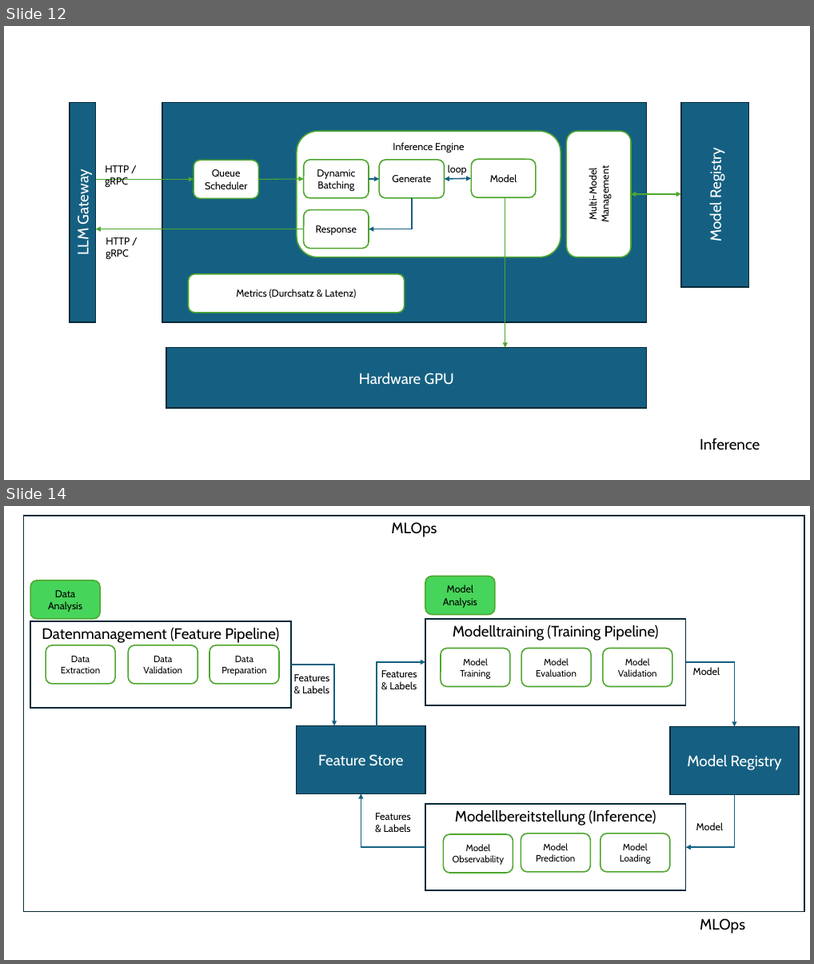
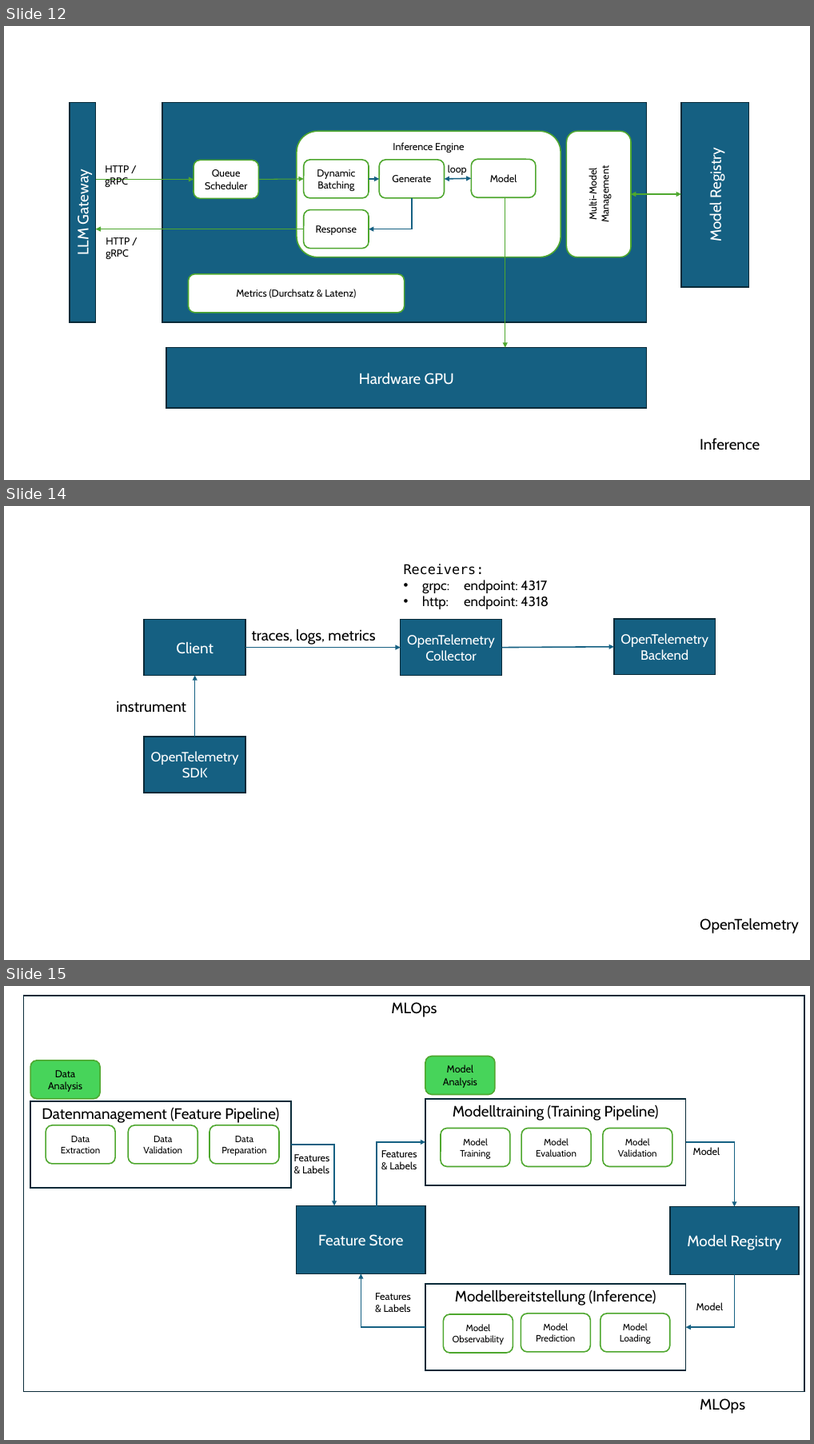
Before and after one commit to dneumnn/RAKIPOEV, a slide deck: RAKIPOEV-docs/docs/ppt/Building-Blocks.pptx. Shown one above the other, each under a label of ours: slides 12 and 14 before the commit, slides 12, 14 and 15 after it; the slides between them are not shown. The pictures are 814x964 and 814x1444 pixels, drawn with LibreOffice and Linux fonts; fonts in the diff are those of the drawing. Boxes give left, top, right and bottom in pixels: in the first picture for what was removed or moved away, otherwise in the second. Text is boxed around its words. In the diff, an @@ line names an element or a change of style, - is before the commit and + after.

```diff
--- a/RAKIPOEV-docs/docs/ppt/Building-Blocks.pptx
+++ b/RAKIPOEV-docs/docs/ppt/Building-Blocks.pptx
@@ slide 14 added at <box>4,506,810,960</box>, background #FFFFFF @@
@@ text added at <box>404,564,549,609</box>, 16 pt, text #000000 @@
+Receivers:
+• grpc: endpoint: 4317
+• http: endpoint: 4318
@@ rectangle added at <box>144,619,246,675</box>, fill #156082, outline #092A39 1.5 pt, 18 pt, text #FFFFFF @@
+Client
@@ rectangle added at <box>401,619,502,675</box>, fill #156082, outline #092A39 1.5 pt, 16 pt, text #FFFFFF @@
+OpenTelemetry Collector
@@ rectangle added at <box>614,619,716,674</box>, fill #156082, outline #092A39 1.5 pt, 16 pt, text #FFFFFF @@
+OpenTelemetry Backend
@@ arrow added from (246, 648) to (401, 648), #156082 1.5 pt @@
@@ text added at <box>252,629,375,644</box>, 18 pt, text #000000 @@
+traces, logs, metrics
@@ arrow added from (502, 648) to (614, 647), #156082 1.5 pt @@
@@ arrow added from (195, 736) to (195, 676), #156082 1.5 pt @@
@@ text added at <box>116,700,186,712</box>, 18 pt, text #000000 @@
+instrument
@@ rectangle added at <box>144,736,246,792</box>, fill #156082, outline #092A39 1.5 pt, 16 pt, text #FFFFFF @@
+OpenTelemetry SDK
@@ text added at <box>700,917,799,933</box>, 18 pt, text #000000 @@
+OpenTelemetry
@@ what was slide 14 is now slide 15 @@
```
Also in this commit, not shown: 1 slide changed, 7 other files.
